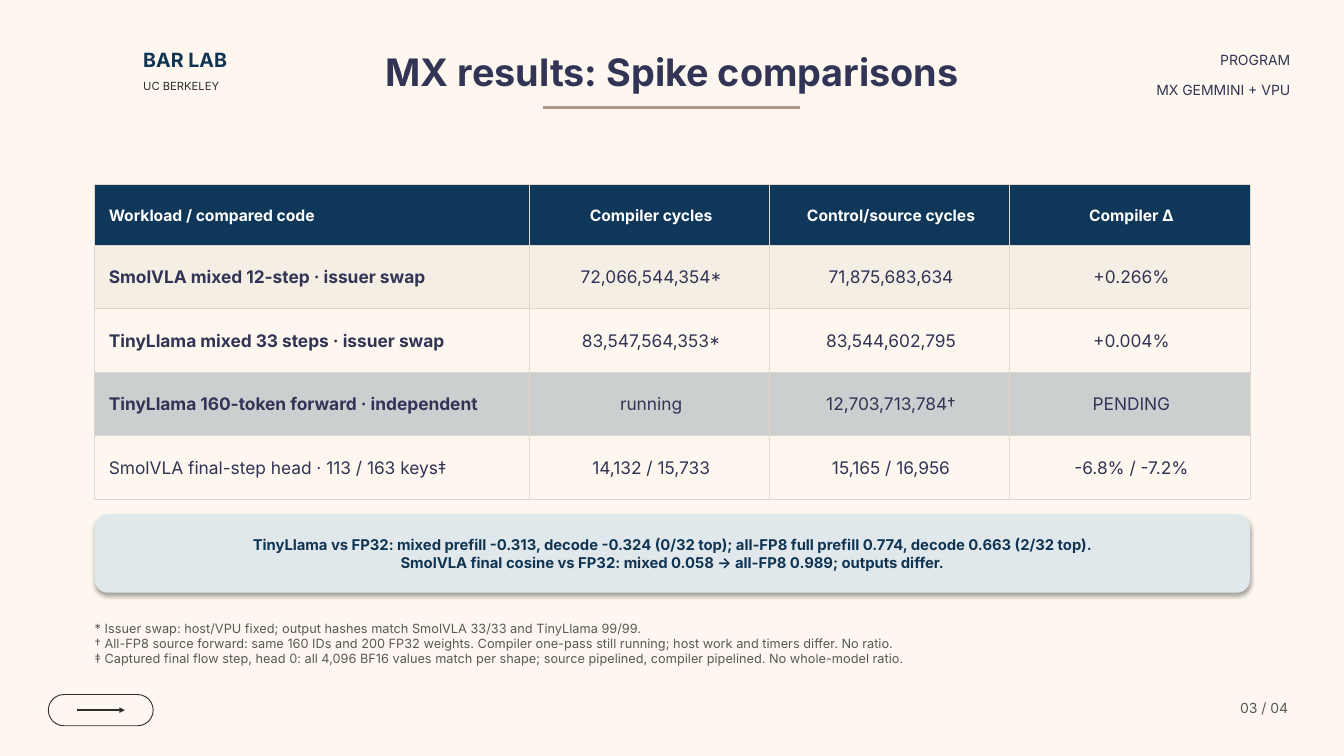
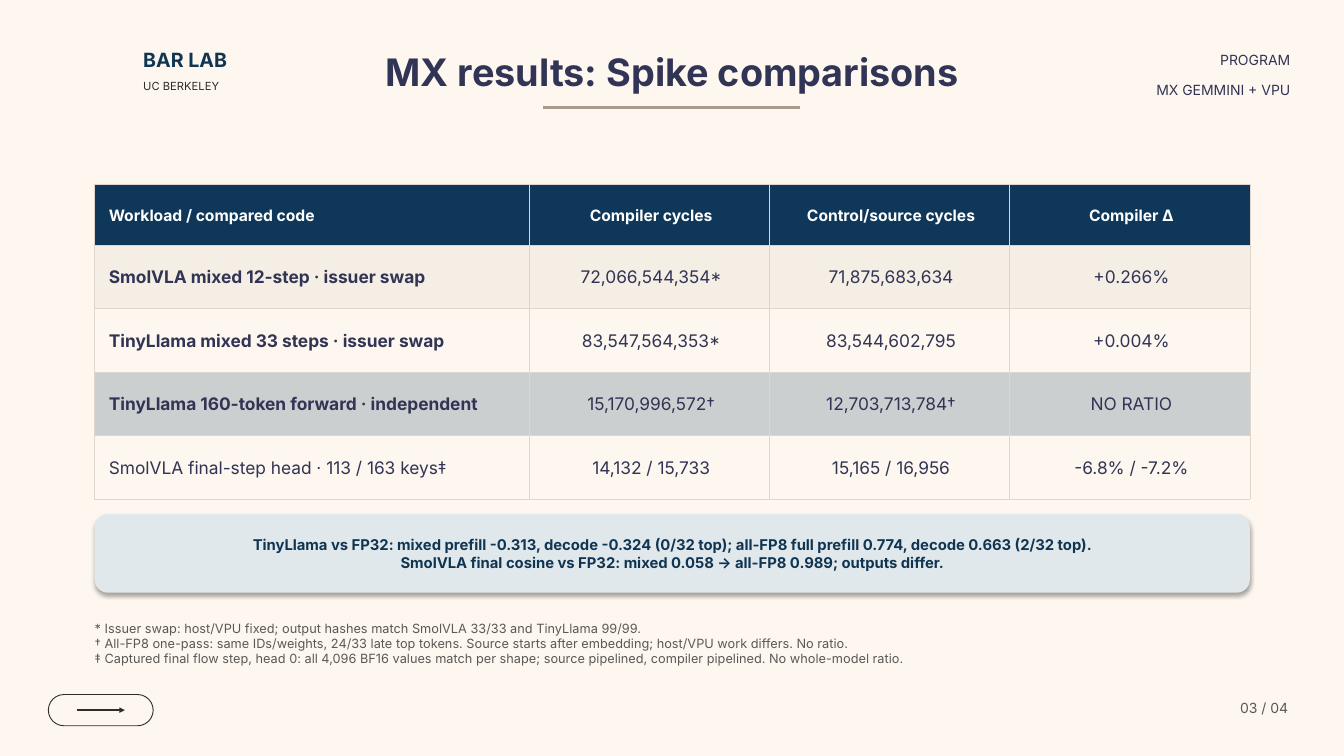
Before and after one commit to ucb-bar/mx-gemmini-mlir, a slide deck: slide 3 of docs/presentations/mx_gemmini_dialect_overview.pptx. Drawn at 1344x756 pixels with LibreOffice and Linux fonts; fonts in the diff are those of the drawing; background and template pictures are left out. Boxes give left, top, right and bottom in pixels: in the first picture for what was removed or moved away, otherwise in the second. Text is boxed around its words. In the diff, an @@ line names an element or a change of style, - is before the commit and + after.

Commit message:
Archive matched TinyLlama one-pass result

```diff
--- a/docs/presentations/mx_gemmini_dialect_overview.pptx
+++ b/docs/presentations/mx_gemmini_dialect_overview.pptx
@@ table at (x1=95, y1=185, x2=1250, y2=499) @@
-row 4, column 2: running
+row 4, column 2: 15,170,996,572†
-row 4, column 4: PENDING
+row 4, column 4: NO RATIO
@@ text at (x1=105, y1=638, x2=848, y2=651): text changed @@
-† All-FP8 source forward: same 160 IDs and 200 FP32 weights. Compiler one-pass still running; host work and timers differ. No ratio.
+† All-FP8 one-pass: same IDs/weights, 24/33 late top tokens. Source starts after embedding; host/VPU work differs. No ratio.
```
Also in this commit, not shown: 15 other files.
